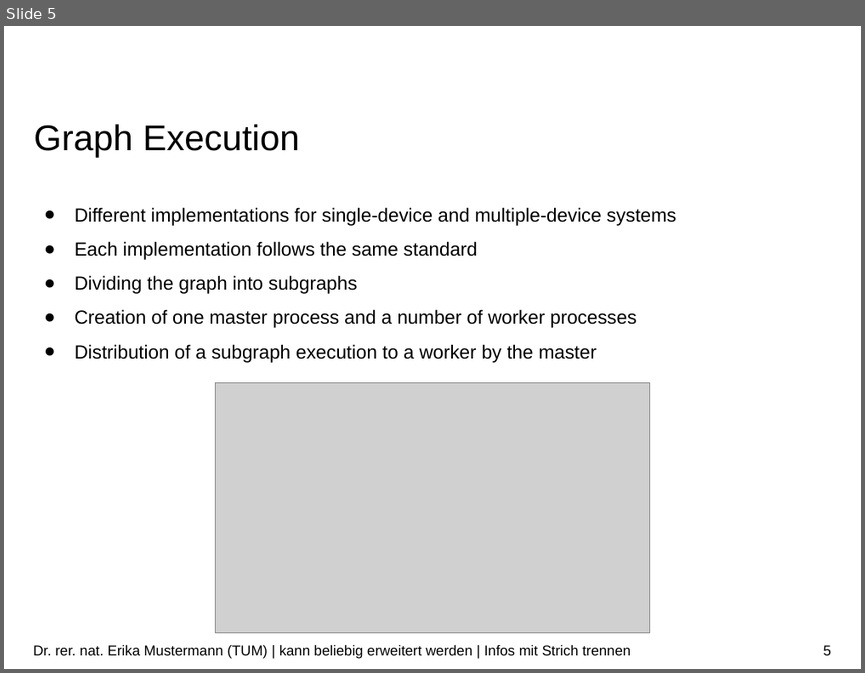
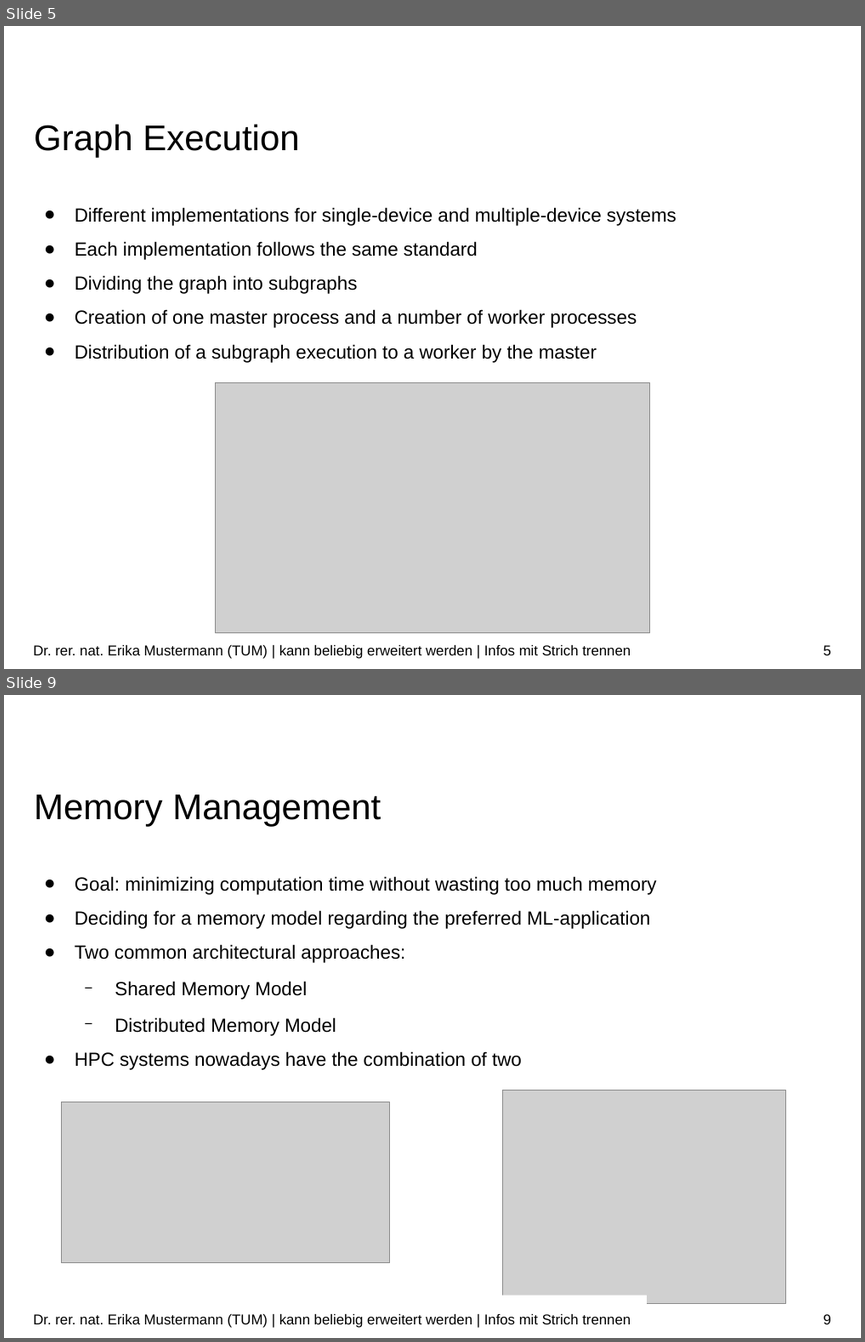
Before and after one commit to ekm01/EPHPC, a slide deck: Presentation/EPHPC_Presentation.odp. Shown one above the other, each under a label of ours: slide 5 before the commit, slides 5 and 9 after it; the slides between them are not shown. The pictures are 865x673 and 865x1342 pixels, drawn with LibreOffice and Linux fonts; fonts in the diff are those of the drawing; grey boxes stand for pictures; background and template pictures are left out. Boxes give left, top, right and bottom in pixels: in the first picture for what was removed or moved away, otherwise in the second. Text is boxed around its words. In the diff, an @@ line names an element or a change of style, - is before the commit and + after.

```diff
--- a/Presentation/EPHPC_Presentation.odp
+++ b/Presentation/EPHPC_Presentation.odp
@@ slide 9 added at (x1=4, y1=695, x2=861, y2=1338), background #FFFFFF @@
@@ title added at (x1=34, y1=794, x2=381, y2=826), 30 pt, text #000000 @@
+Memory Management
@@ text added at (x1=75, y1=876, x2=657, y2=1070), 16 pt, text #000000 @@
+● Goal: minimizing computation time without wasting too much memory
+● Deciding for a memory model regarding the preferred ML-application
+● Two common architectural approaches:
+  − Shared Memory Model
+  − Distributed Memory Model
+● HPC systems nowadays have the combination of two
@@ picture added at (x1=62, y1=1102, x2=390, y2=1263) @@
@@ picture added at (x1=502, y1=1089, x2=784, y2=1303) @@
@@ rectangle added at (x1=25, y1=1295, x2=647, y2=1338), fill #FFFFFF @@
@@ text added at (x1=33, y1=1314, x2=630, y2=1327), 12 pt, text #000000 @@
+Dr. rer. nat. Erika Mustermann (TUM) | kann beliebig erweitert werden | Infos mit Strich trennen
@@ page number added at (x1=823, y1=1314, x2=831, y2=1324), 12 pt, text #000000 @@
+9
```
Also in this commit, not shown: 5 slides changed, 3 other slides added, 4 other files.
